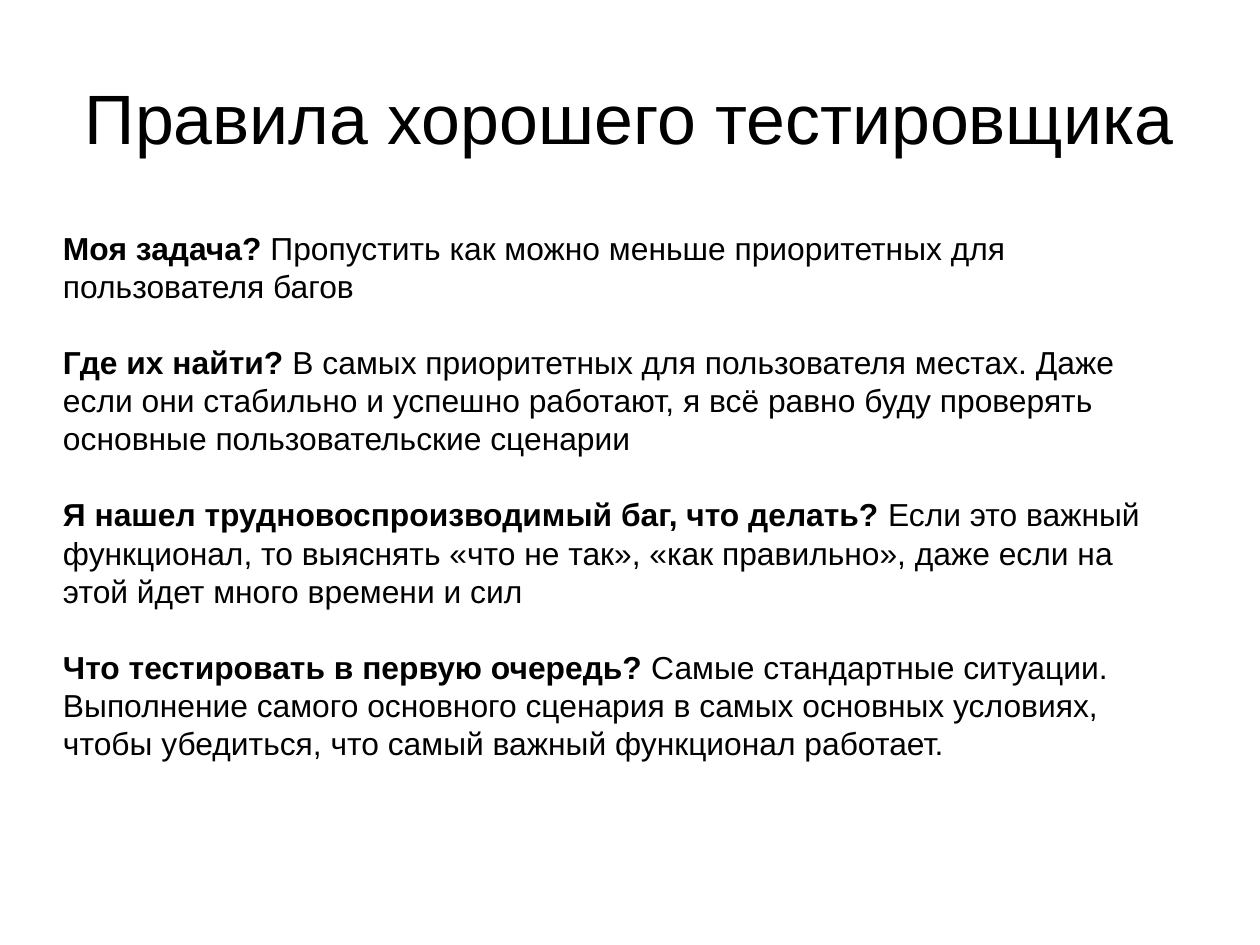
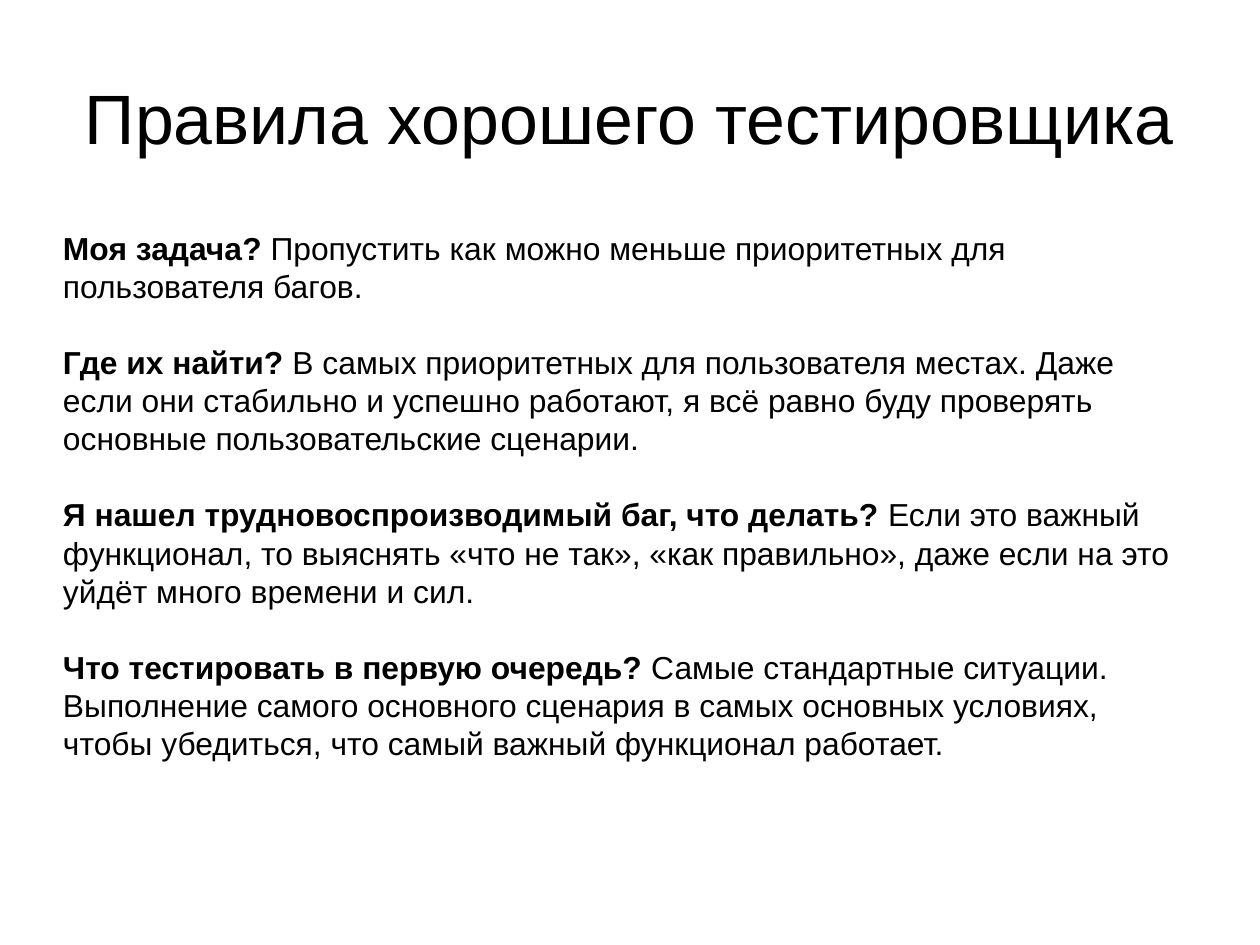
Before and after one commit to MinskLUG/linux_courses, a slide deck: slide 11 of sam-solutions/12_QA_intro_libreoffice.odp. Drawn at 1260x945 pixels with LibreOffice and Linux fonts; fonts in the diff are those of the drawing. Boxes give left, top, right and bottom in pixels: in the first picture for what was removed or moved away, otherwise in the second. Text is boxed around its words. In the diff, an @@ line names an element or a change of style, - is before the commit and + after.

```diff
--- a/sam-solutions/12_QA_intro_libreoffice.odp
+++ b/sam-solutions/12_QA_intro_libreoffice.odp
@@ subtitle at box(63, 238, 1169, 608): text changed @@
-Моя задача? Пропустить как можно меньше приоритетных для пользователя багов
-Где их найти? В самых приоритетных для пользователя местах. Даже если они стабильно и успешно работают, я всё равно буду проверять основные пользовательские сценарии
-Я нашел трудновоспроизводимый баг, что делать? Если это важный функционал, то выяснять «что не так», «как правильно», даже если на этой йдет много времени и сил
+Моя задача? Пропустить как можно меньше приоритетных для пользователя багов.
+Где их найти? В самых приоритетных для пользователя местах. Даже если они стабильно и успешно работают, я всё равно буду проверять основные пользовательские сценарии.
+Я нашел трудновоспроизводимый баг, что делать? Если это важный функционал, то выяснять «что не так», «как правильно», даже если на это уйдёт много времени и сил.
```
Also in this commit, not shown: 7 other slides changed.
